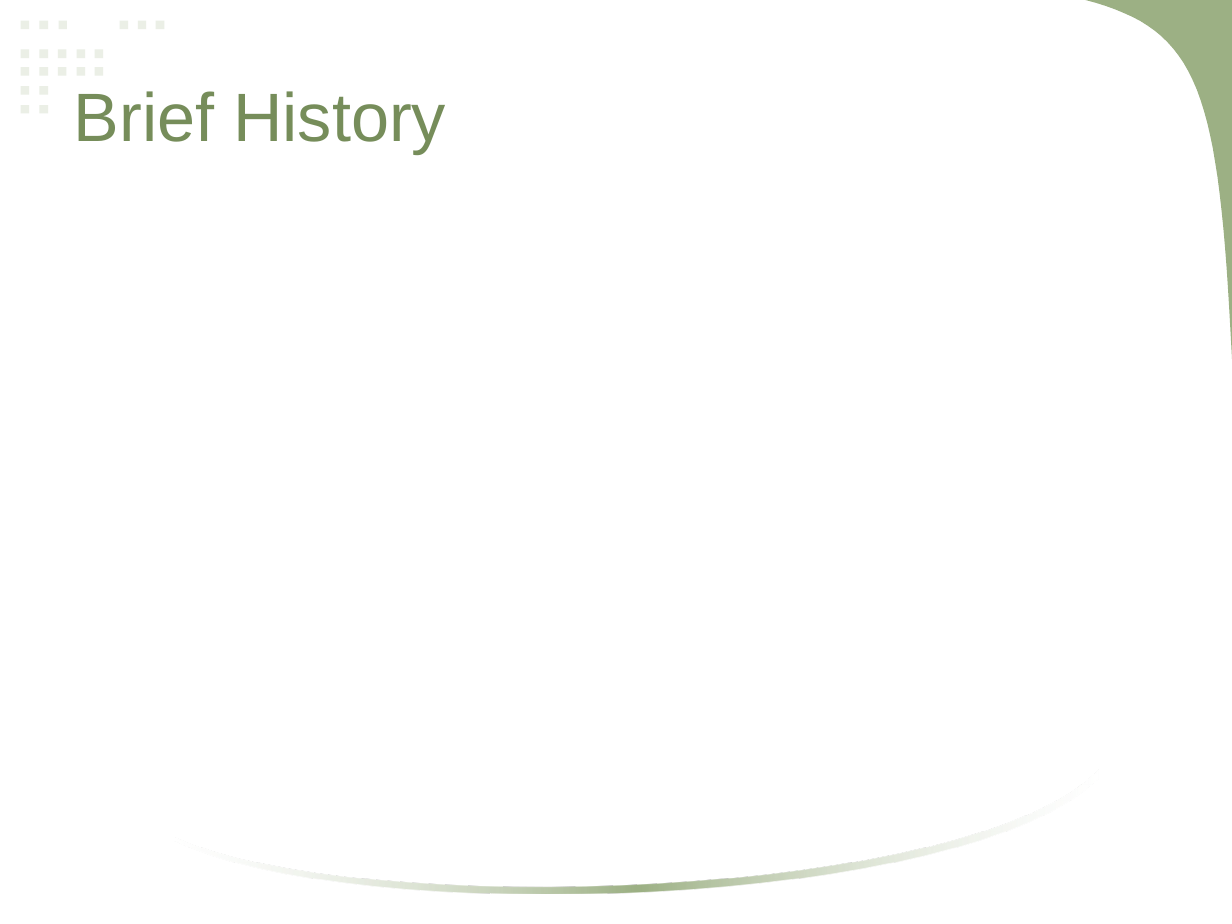
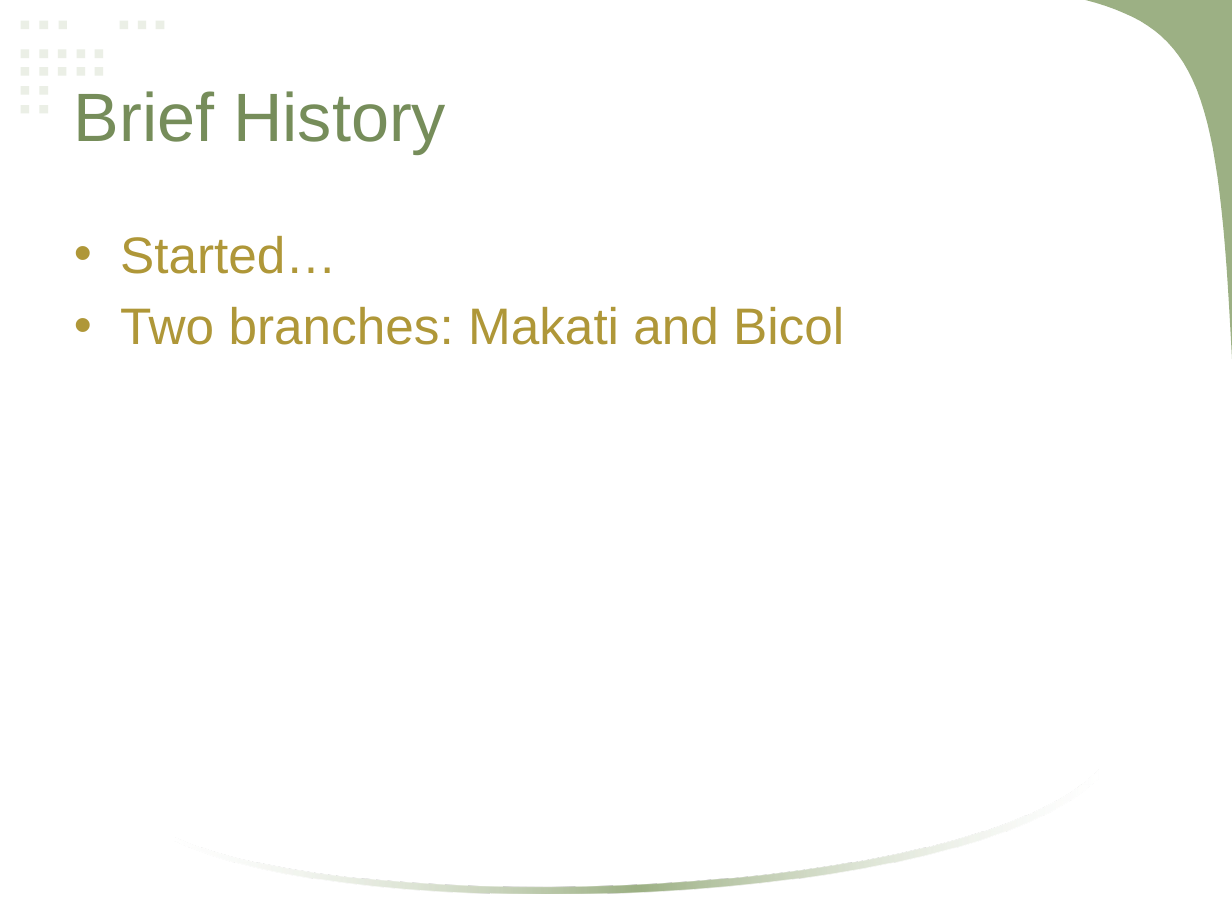
Before and after one commit to mlbelchez/Project---MNSYSIT, a slide deck: slide 3 of Presentation/Neomace Travel and Tours.pptx. Drawn at 1232x924 pixels with LibreOffice and Linux fonts; fonts in the diff are those of the drawing. Boxes give left, top, right and bottom in pixels: in the first picture for what was removed or moved away, otherwise in the second. Text is boxed around its words. In the diff, an @@ line names an element or a change of style, - is before the commit and + after.

```diff
--- a/Presentation/Neomace Travel and Tours.pptx
+++ b/Presentation/Neomace Travel and Tours.pptx
@@ text added at (120,236,844,345), 30 pt, text #AF9738 @@
+• Started…
+• Two branches: Makati and Bicol
```
Also in this commit, not shown: 7 other slides changed, 10 slides added, 4 slides removed.
